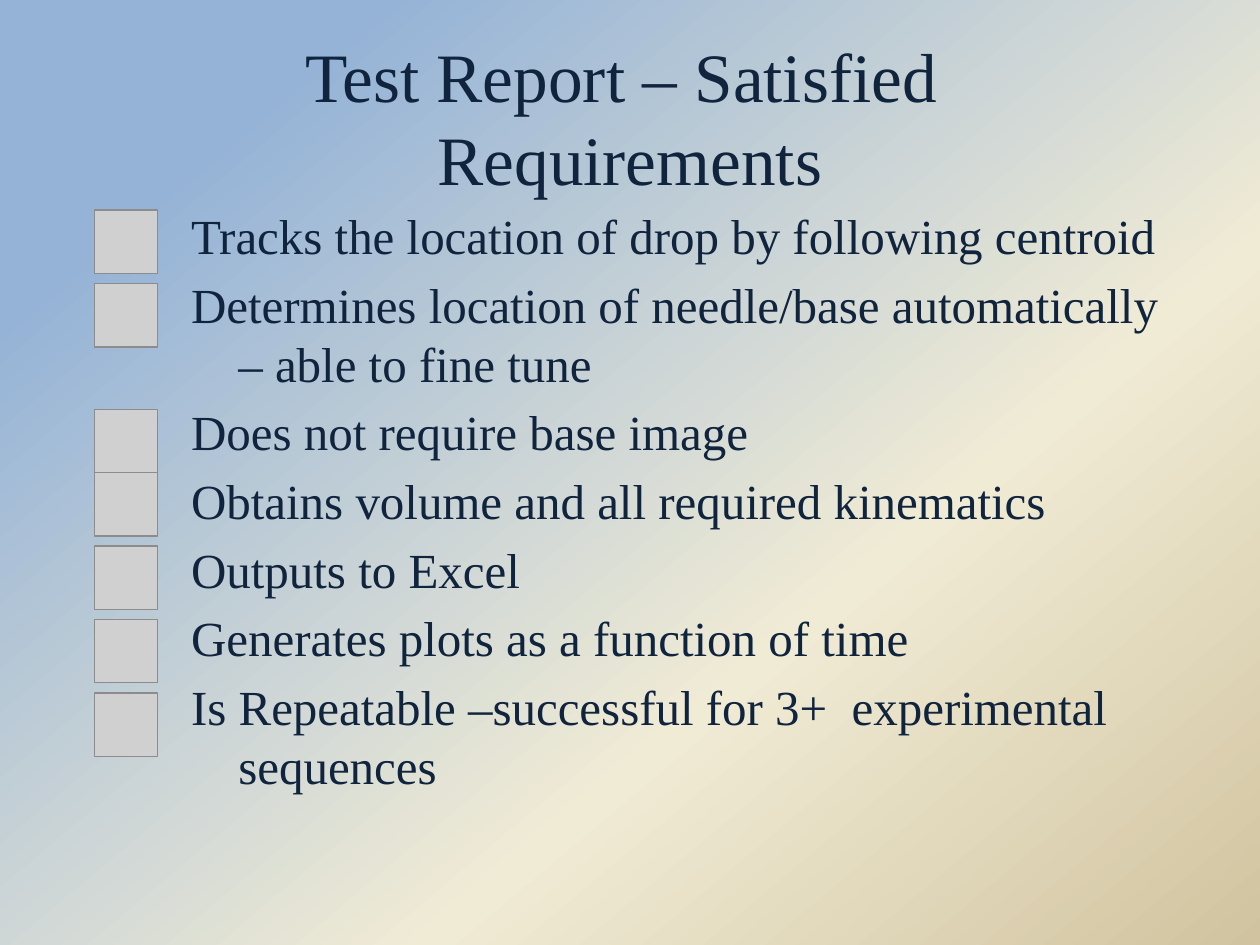
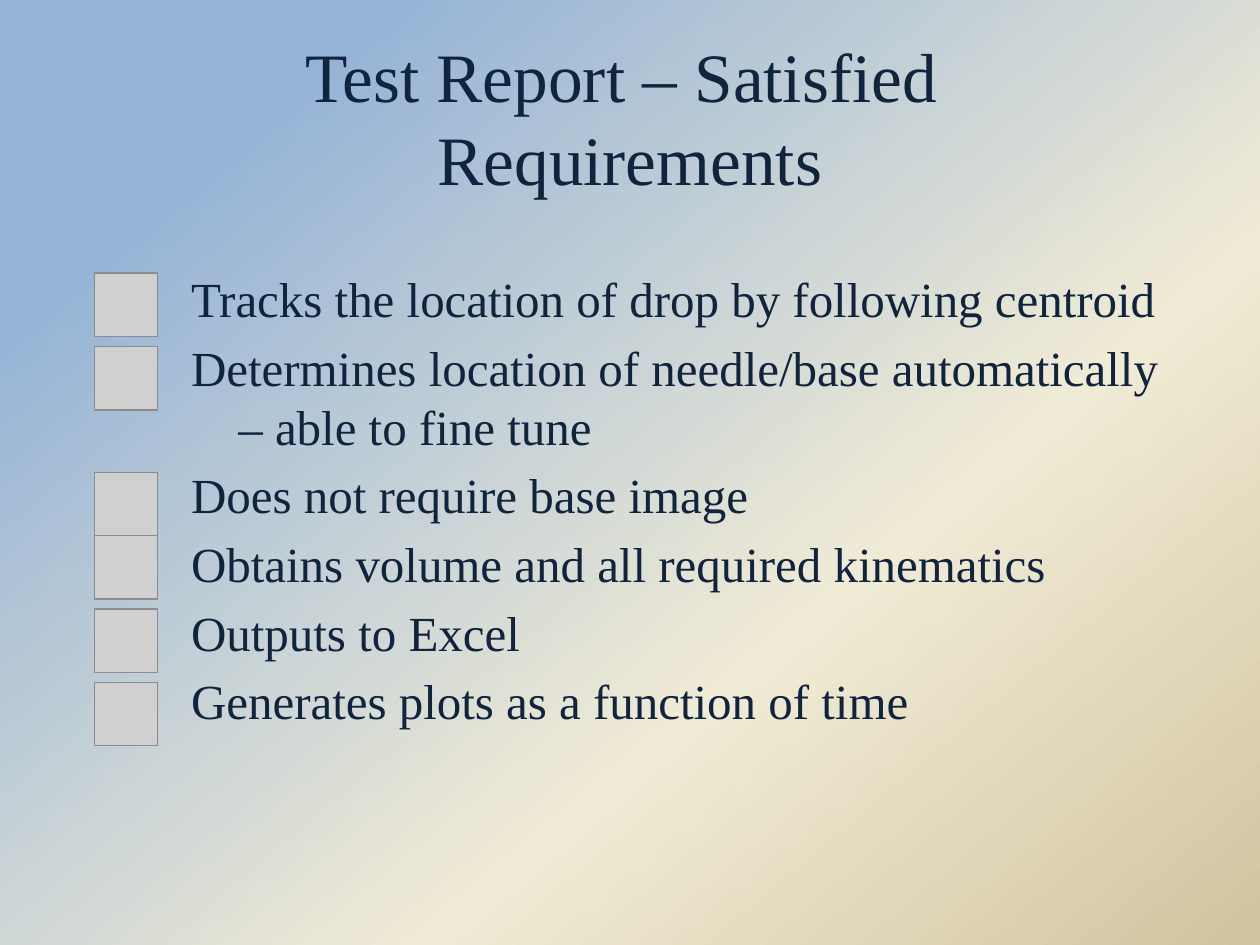
Before and after one commit to Hdtran89/ImageProcessing, a slide deck: slide 12 of A Team Documents/Final presentation.pptx. Drawn at 1260x945 pixels with LibreOffice and Linux fonts; fonts in the diff are those of the drawing; grey boxes stand for pictures; background and template pictures are left out. Boxes give left, top, right and bottom in pixels: in the first picture for what was removed or moved away, otherwise in the second. Text is boxed around its words. In the diff, an @@ line names an element or a change of style, - is before the commit and + after.

```diff
--- a/A Team Documents/Final presentation.pptx
+++ b/A Team Documents/Final presentation.pptx
@@ picture removed at box(94, 210, 158, 273) @@
@@ text "Tracks the location of drop ...": place and size @@
-text "Tracks the location of drop ..." at box(191, 219, 1158, 794)
+text "Tracks the location of drop ..." at box(191, 282, 1158, 729)
@@ picture: place and size @@
-picture at box(94, 410, 158, 472)
+picture at box(94, 346, 158, 410)
@@ 4 pictures: place and size @@
-4 pictures at box(94, 284, 158, 756)
+4 pictures at box(94, 273, 158, 746)
@@ text at box(191, 690, 1107, 794): paragraph removed @@
-Is Repeatable –successful for 3+ experimental sequences
```
Also in this commit, not shown: 6 other slides changed, 2 slides removed, 4 other files.
